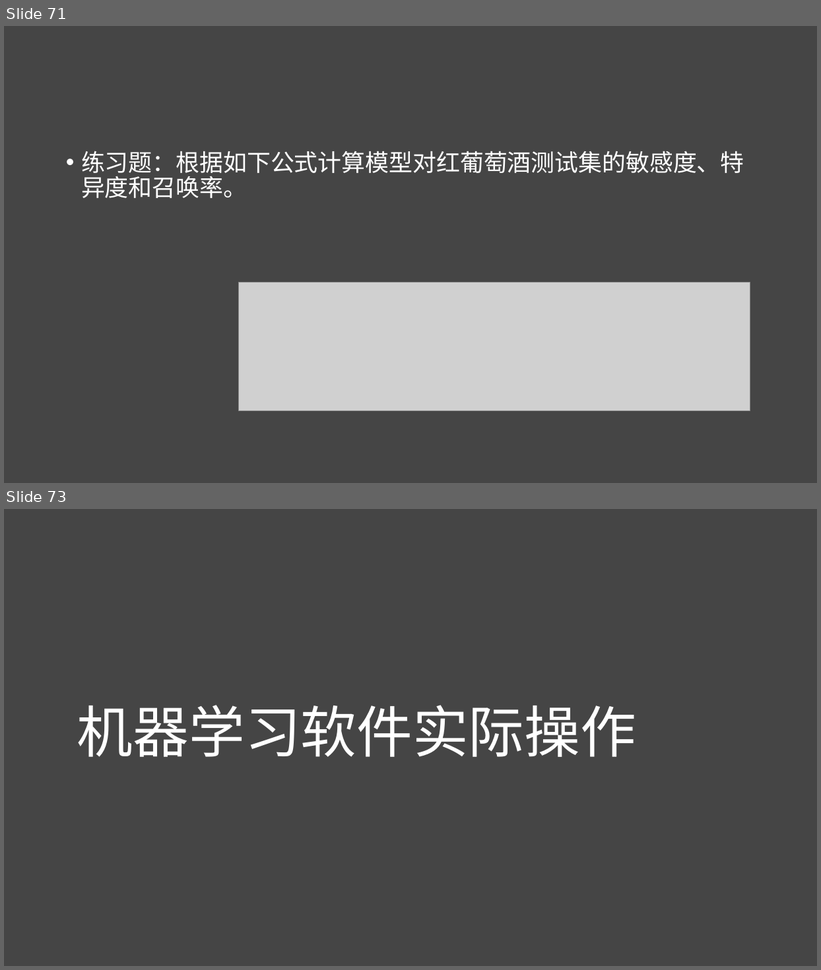
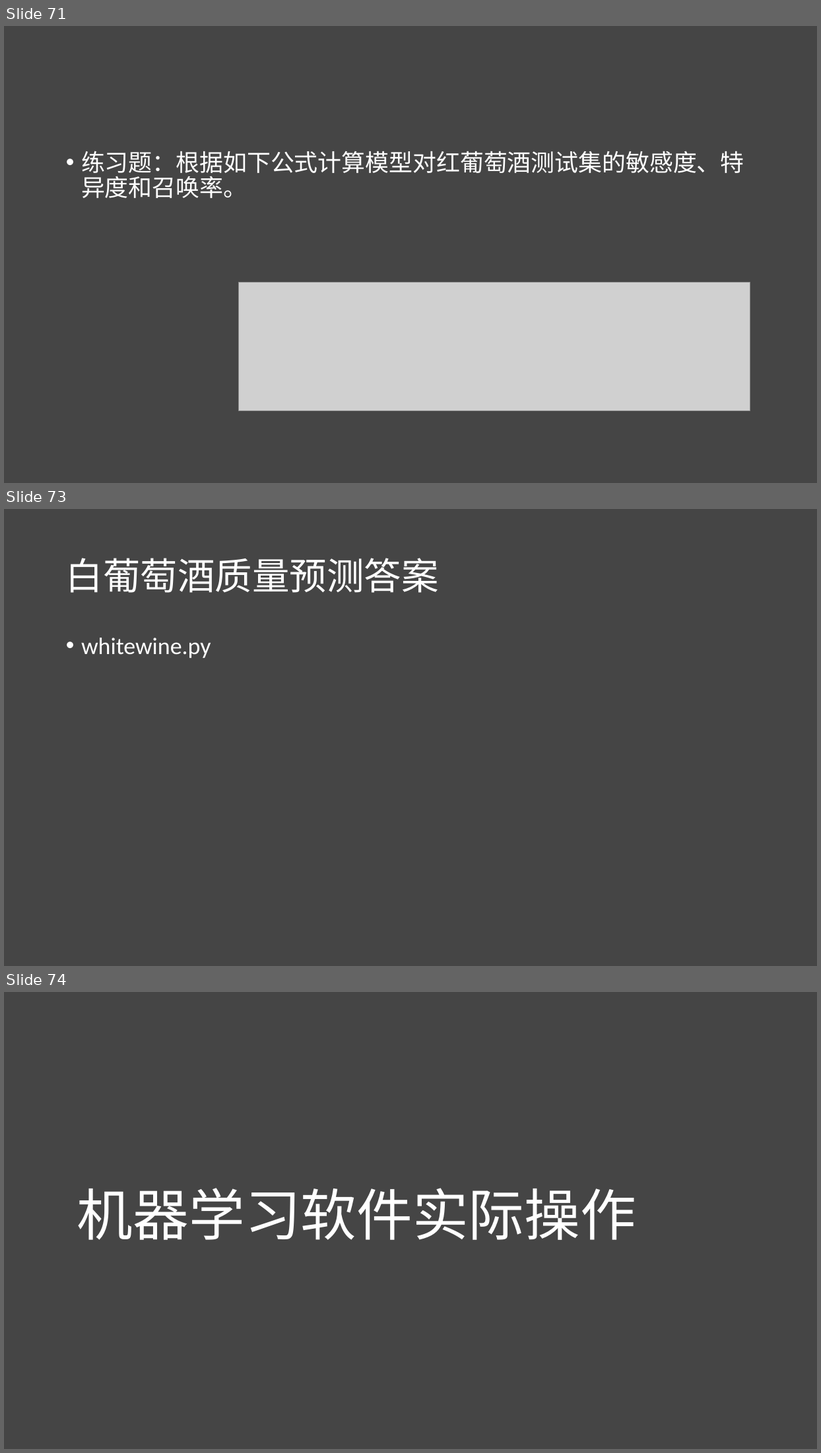
Before and after one commit to lichao312214129/lc_rsfmri_tools_python, a slide deck: The_first_ml_training/第一届机器学习实战班.pptx. Shown one above the other, each under a label of ours: slides 71 and 73 before the commit, slides 71, 73 and 74 after it; the slides between them are not shown. The pictures are 821x970 and 821x1453 pixels, drawn with LibreOffice and Linux fonts; fonts in the diff are those of the drawing; grey boxes stand for pictures. Boxes give left, top, right and bottom in pixels: in the first picture for what was removed or moved away, otherwise in the second. Text is boxed around its words. In the diff, an @@ line names an element or a change of style, - is before the commit and + after.

```diff
--- a/The_first_ml_training/第一届机器学习实战班.pptx
+++ b/The_first_ml_training/第一届机器学习实战班.pptx
@@ slide 73 added at (4, 509, 817, 966), background #454545 @@
@@ title added at (66, 558, 439, 593), 44 pt, text #FFFFFF @@
+白葡萄酒质量预测答案
@@ text added at (81, 638, 211, 658), 28 pt, text #FFFFFF @@
+• whitewine.py
@@ what was slide 73 is now slide 74 @@
```
Also in this commit, not shown: 1 slide changed, 6 other slides added, 11 other files.
